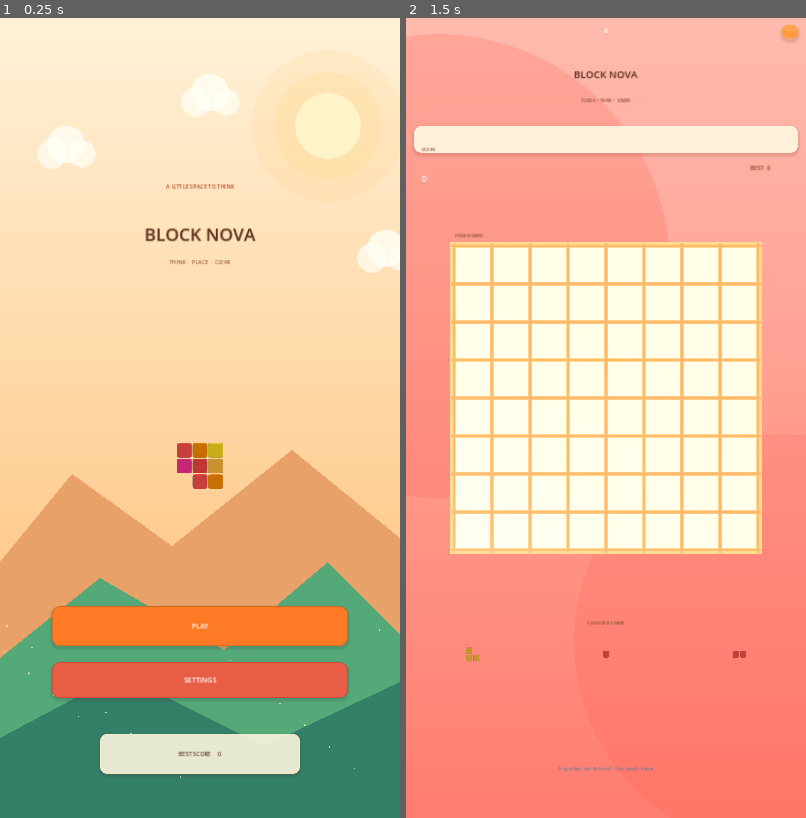
Above: before the commit, frames 1-2 (left to right).
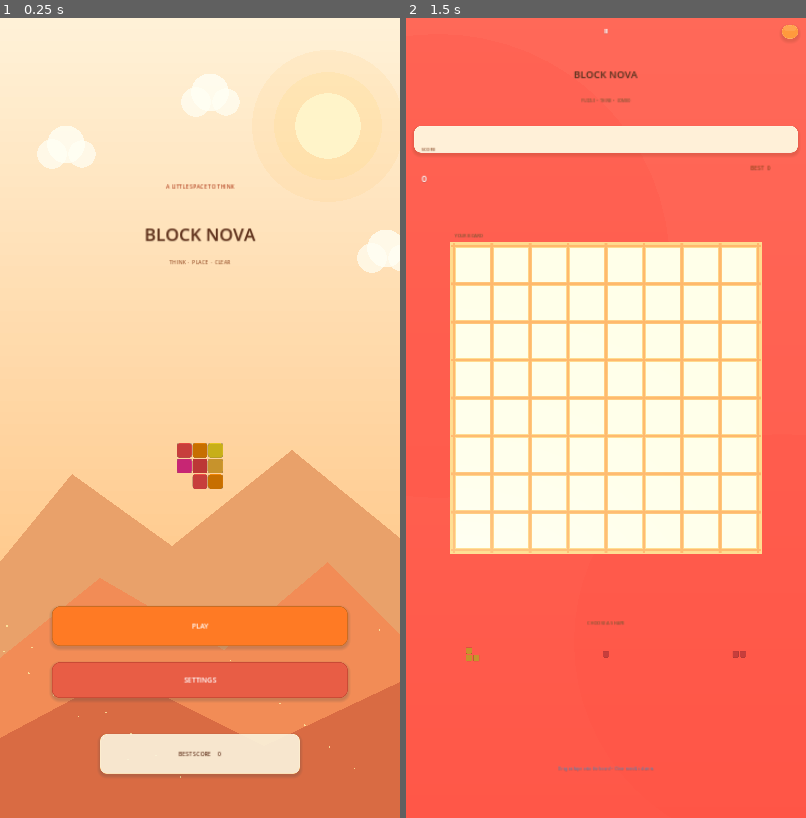
Above: after the commit, the same moments.

Repository: mahdialloui01-art/BlockNova
Game: Godot game, scene res://scenes/main.tscn
The game is run twice, just before and just after one commit, with the same random seed, the same clock (stepped at 60 frames per second) and the same inputs.
Inputs (mouse positions are in pixels of both pictures, inside the frame that each line leads up to):
- Up to frame 1 (0.25 s): no input
- Up to frame 2 (1.5 s): click "PLAY" at 0.5 s; tap Enter at 1.25 s; move the mouse to (694, 378) at 1.27 s; click (694, 378) at 1.42 s

The runs differ from the first frame. In frame 1, 17% of the frame differs, in the area x 0-100%, y 68-100%; in frame 2, 66%, in the area x 0-100%, y 0-100%.

Commit message:
Make dominant warm hue fill the gameplay background

Diff:
--- a/scripts/main.gd
+++ b/scripts/main.gd
@@ -233,9 +233,8 @@
 	var menu_screen := screen == Screen.HOME or screen == Screen.SETTINGS
 	var dominant := _dominant_board_color()
 	# Full-bleed warm color theme: the dominant tile hue drives the whole play screen.
-	var warm_base := dominant.lightened(0.20)
-	var play_top := Color("#FFF0D2").lerp(warm_base.lightened(0.38), 0.72)
-	var play_bottom := Color("#FFE1B5").lerp(warm_base, 0.88)
+	var play_top := dominant.lerp(Color("#FFF0D2"), 0.18)
+	var play_bottom := dominant.lerp(Color("#FFE1B5"), 0.08)
 	var top_color := Color("#FFF1D7") if menu_screen else play_top
 	var bottom_color := Color("#FFB86B") if menu_screen else play_bottom
 	# Layered vertical gradient: clean at phone scale and sharp on high-density displays.
@@ -256,9 +255,9 @@
 		var far_hill := PackedVector2Array([Vector2(0,size.y*0.68),Vector2(size.x*0.18,size.y*0.57),Vector2(size.x*0.43,size.y*0.66),Vector2(size.x*0.73,size.y*0.54),Vector2(size.x,size.y*0.65),Vector2(size.x,size.y),Vector2(0,size.y)])
 		draw_colored_polygon(far_hill, Color("#E9A16A"))
 		var near_hill := PackedVector2Array([Vector2(0,size.y*0.80),Vector2(size.x*0.25,size.y*0.70),Vector2(size.x*0.56,size.y*0.79),Vector2(size.x*0.82,size.y*0.68),Vector2(size.x,size.y*0.77),Vector2(size.x,size.y),Vector2(0,size.y)])
-		draw_colored_polygon(near_hill, Color("#55A979"))
+		draw_colored_polygon(near_hill, Color("#F28C56"))
 		var front_hill := PackedVector2Array([Vector2(0,size.y*0.90),Vector2(size.x*0.30,size.y*0.82),Vector2(size.x*0.66,size.y*0.91),Vector2(size.x,size.y*0.83),Vector2(size.x,size.y),Vector2(0,size.y)])
-		draw_colored_polygon(front_hill, Color("#347F68"))
+		draw_colored_polygon(front_hill, Color("#D96B43"))
 		for i in range(22):
 			var fx := fmod(float(i) * 67.0 + 19.0, size.x)
 			var fy := size.y * (0.76 + fmod(float(i) * 0.027, 0.20))
